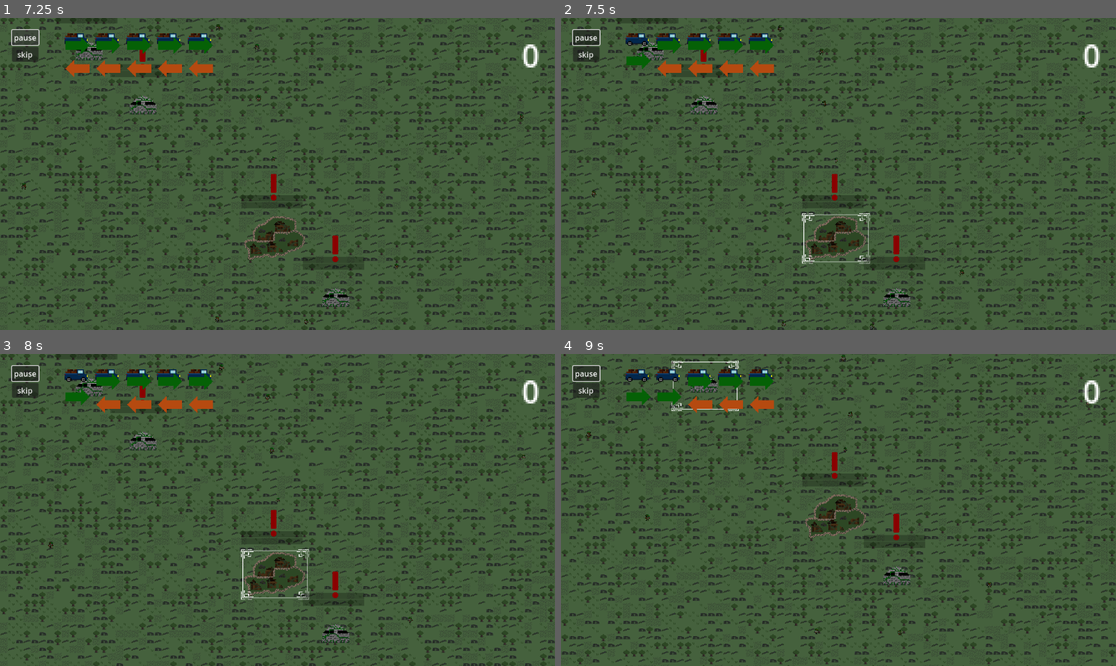
Above: before the commit, frames 1-4 (two rows, left to right).
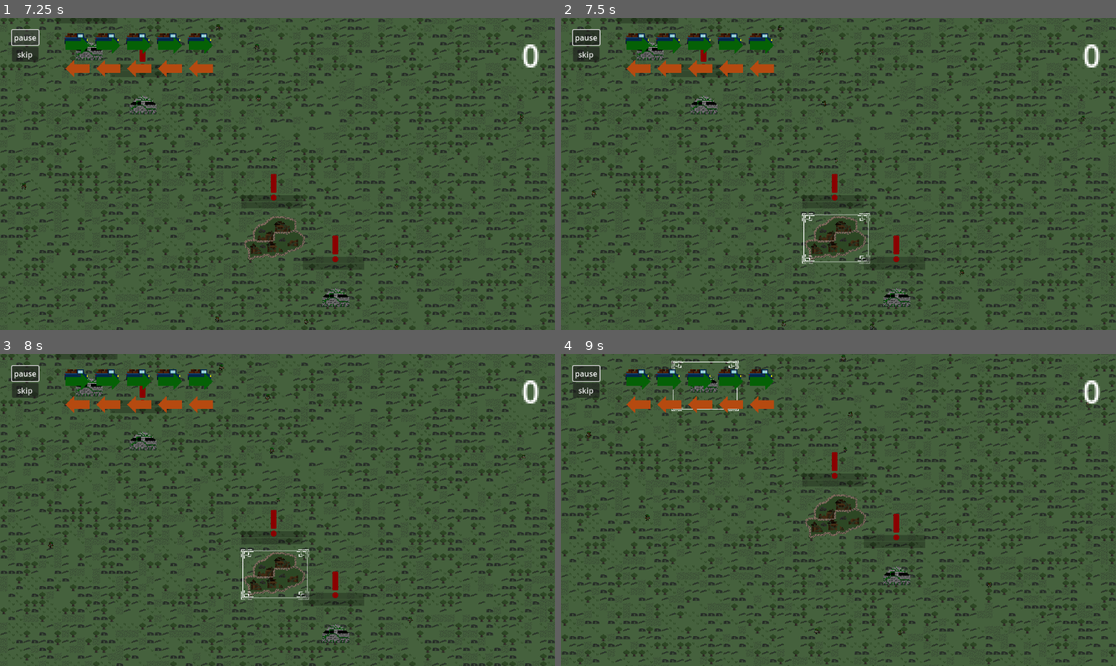
Above: after the commit, the same moments.

Repository: lewis785/ludum-dare-53
Game: Godot game, scene res://scenes/main.tscn
The game is run twice, just before and just after one commit, with the same random seed, the same clock (stepped at 60 frames per second) and the same inputs.
Inputs (mouse positions are in pixels of both pictures, inside the frame that each line leads up to):
- Up to frame 1 (7.25 s): click "start" at 0.5 s; click "skip" at 1.25 s; click "slow" at 2 s; click "skip" at 2.75 s; click "slow" at 3.5 s; click "skip" at 4.25 s; click "slow" at 5 s; click "pause" at 5.75 s; click "paused" at 6.5 s
- Up to frame 2 (7.5 s): move the mouse to (832, 236) at 7.27 s; press the mouse at (832, 236) at 7.28 s
- Up to frame 3 (8 s): no input
- Up to frame 4 (9 s): move the mouse to (899, 634) at 8.02 s; release the mouse at (899, 634) at 8.03 s; tap S (camera_down) at 8.1 s; click (899, 634) at 8.17 s; move the mouse to (705, 382) at 8.77 s; hold A (camera_left) from 8.78 s (still down); click (705, 382) at 8.92 s

Frame 1 is identical in both runs. In frame 2, 0.4% of the frame differs, in the area x 11-17%, y 6-19%; in frame 3, 0.4%; in frame 4, 0.7%, in the area x 11-22%, y 6-19%.
Error after the commit: Invalid assignment of property or key 'trucwk_id' with value of type 'int' on a base object of type 'CharacterBody2D (SupplyTruck)'. (res://scenes/supply_truck…

Commit message:
Added Game Music

Diff:
--- a/scenes/audio/audio.gd
+++ b/scenes/audio/audio.gd
@@ -1,15 +1,26 @@
 extends Node2D
+class_name AudioManager
 
 var asp : AudioStreamPlayer
 
 # Called when the node enters the scene tree for the first time.
 func _ready():
+	#asp = get_tree().get_first_node_in_group("AudioPlayer")
+	pass
+	#play_audio()
+
+func get_asp():
 	asp = $AudioStreamPlayer
 
 func play_audio():
-	pass
-	#asp.play()
+	asp.play()
+
+func adjust_pitch(pitch):
+	if !asp:
+		get_asp()
+	asp.set_pitch_scale(pitch)
 
 func stop_audio():
-	pass
-	#asp.stop()
+	if !asp:
+		get_asp()
+	asp.stop()
--- a/scenes/audio/audio.tscn
+++ b/scenes/audio/audio.tscn
@@ -6,5 +6,5 @@
 [node name="audio" type="Node2D"]
 script = ExtResource("1_gyedb")
 
-[node name="AudioStreamPlayer" type="AudioStreamPlayer" parent="."]
+[node name="AudioStreamPlayer" type="AudioStreamPlayer" parent="." groups=["AudioPlayer"]]
 stream = ExtResource("2_yb3rk")
--- a/scenes/game/game.tscn
+++ b/scenes/game/game.tscn
@@ -1,7 +1,8 @@
-[gd_scene load_steps=3 format=3 uid="uid://cv73migkgn2y"]
+[gd_scene load_steps=4 format=3 uid="uid://cv73migkgn2y"]
 
 [ext_resource type="PackedScene" uid="uid://dtidvayd0rwdd" path="res://scenes/map/map.tscn" id="1_61p7q"]
 [ext_resource type="PackedScene" uid="uid://cef7nfykxy18e" path="res://scenes/enemy/spawn.tscn" id="2_uua7f"]
+[ext_resource type="PackedScene" uid="uid://rebr3pbduye8" path="res://scenes/audio/audio.tscn" id="3_w8h46"]
 
 [node name="game" type="Node2D" groups=["game"]]
 
@@ -11,3 +12,5 @@
 
 [node name="spawn" parent="." instance=ExtResource("2_uua7f")]
 scale_factor = 16
+
+[node name="audio" parent="." instance=ExtResource("3_w8h46")]
--- a/scenes/menu/menu.gd
+++ b/scenes/menu/menu.gd
@@ -5,6 +5,10 @@
 var restart : bool
 
 var game_scene = preload("res://scenes/game/game.tscn")
+var audio = preload("res://scenes/audio/audio.tscn")
+#const audio_manager = preload("res://scenes/audio/audio.gd")
+
+var am : AudioManager
 
 # Called when the node enters the scene tree for the first time.
 func _ready() -> void:
@@ -14,6 +18,10 @@
 	skipping = false
 
 	pause()
+
+	am = audio.instantiate()
+	get_tree().current_scene.add_child.call_deferred(am)
+	am.get_asp()
 
 	$CanvasLayer/controls.hide()
 	$CanvasLayer/end.hide()
@@ -27,6 +35,7 @@
 		return
 
 	if is_game_over():
+		am.stop_audio()
 		pause()
 		$CanvasLayer/controls.hide()
 		$CanvasLayer/end.show()
@@ -94,6 +103,7 @@
 
 	normal_speed()
 	play()
+	am.play_audio()
 
 	$CanvasLayer/controls.show()
 
--- a/scenes/supply_truck/truck_coordinator.gd
+++ b/scenes/supply_truck/truck_coordinator.gd
@@ -38,7 +38,7 @@
 	var truck: SupplyTruck = truck_scene.instantiate()
 	truck.target_structure = structure
 	truck.truck_indicator = truck_indicator
-	truck.truck_id = truck_indicator.next_free_truck()
+	truck.trucwk_id = truck_indicator.next_free_truck()
 
 	add_child(truck)
 
